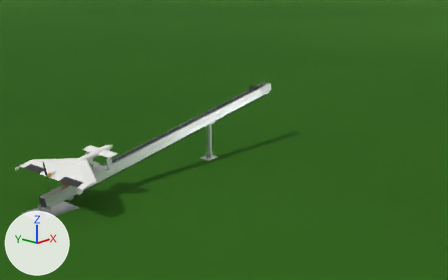
Renders of the Blender file Hammer/Hammer_Sim.blend from each side of a commit.
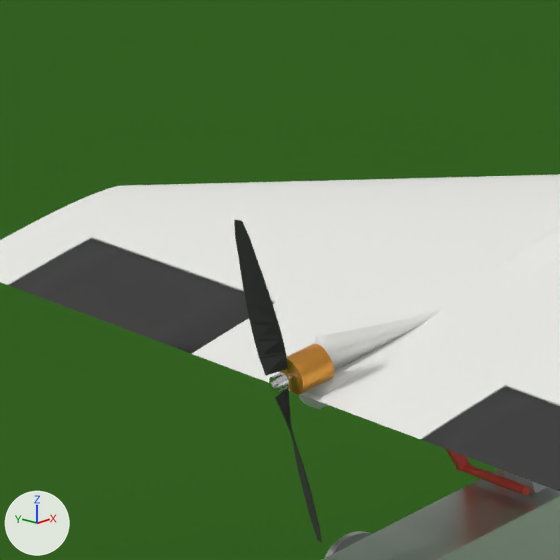
The first picture shows the older version from a camera (50 mm lens) standing at (-2.68, -4.31, 2.0) and looking at (3.08, 0.7, -0.15). The close-ups show the older and then the newer version on the part from 5% to 16% of the width and 51% to 68% of the height of that picture. Only the edits that show in the close-ups are written down. Arrows for +X, +Y and +Z are at lower left; the lights stay in place.

Objects in the first close-up: 'Elevon_L', 'Elevon_R', 'Fuselage', 'KITE_Ground', 'Motor', 'Motor_Pylon', 'Propeller', 'Rail_Section_1', 'Safety_Pin', 'Wing' and 5 more.
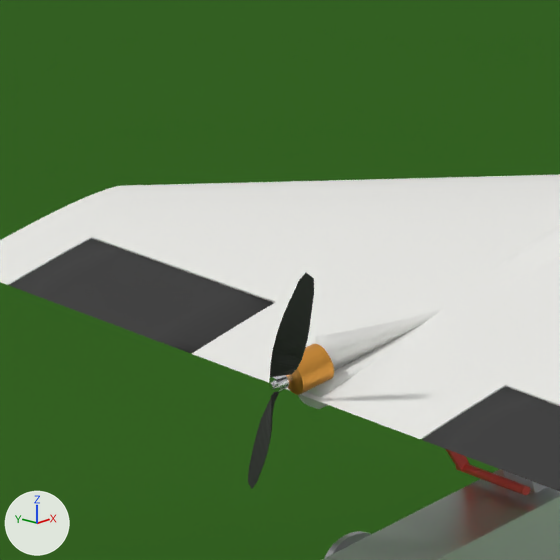
ob_kite_canard_delta is not drawn itself; it is the parent of ob_fuselage, ob_wing, ob_elevon_l, ob_elevon_r, ob_tipfin_l, ob_tipfin_r, ob_canards, ob_motor_pylon.

Changed parts and their boxes [x1, y1, x2, y2] in the close-ups (560 x 560 px):
'Propeller', moved, turned
    before: [234, 220, 322, 543]
    after: [248, 273, 314, 489]

The change in detail:
In object 'KITE_Canard_Delta' (ob_kite_canard_delta), parent is no longer ob_rail_frame.
Object 'KITE_Canard_Delta' (ob_kite_canard_delta) moves from (0.805, 0.0, 0.25) to (0.749, 0.0, 0.426).
Object 'KITE_Canard_Delta' (ob_kite_canard_delta) turns from (0, 0, 0) to (0, -10, 0) degrees about x, y and z.
Object 'Propeller' (ob_propeller) turns from (0, 0, 0) to (37, 0, 0) degrees about x, y and z.
